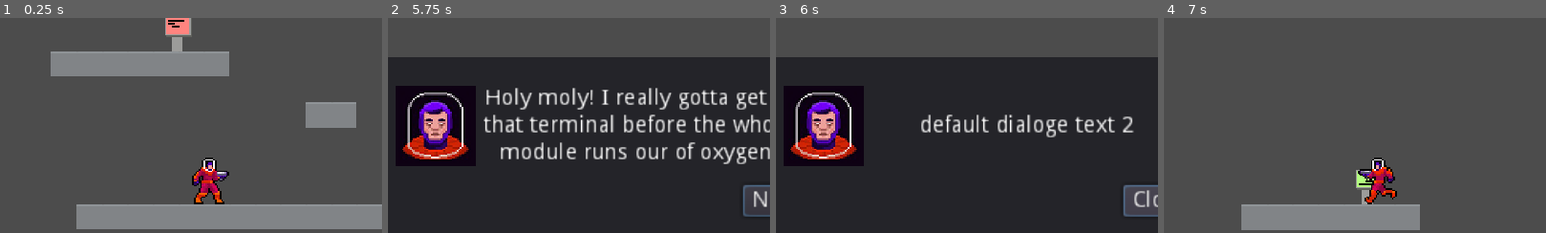
Above: before the commit, frames 1-4 (left to right).
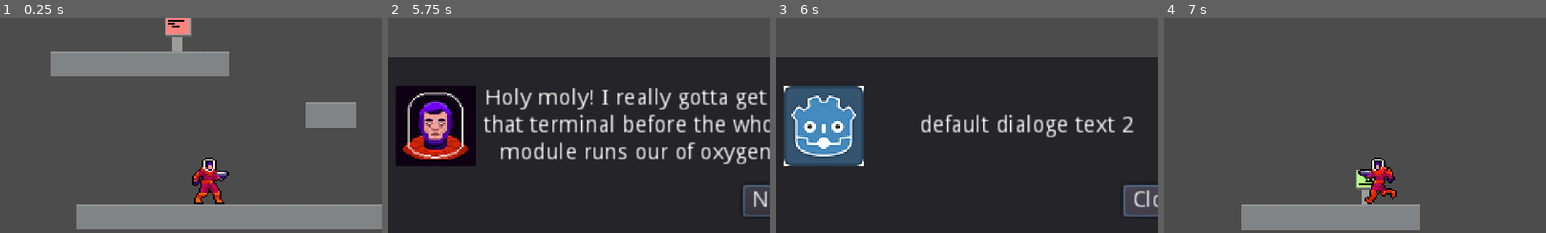
Above: after the commit, the same moments.

Repository: JuroUhlar/red_cascade
Game: Godot game, scene res://scenes/World.tscn
Two runs of this game, one before a commit and one after it. Both use one fixed random seed, a clock stepped at 60 frames per second and the inputs below.
Inputs:
- Up to frame 1 (0.25 s): no input
- Up to frame 2 (5.75 s): tap Enter at 0.5 s; hold D (move_right) 0.53-2.03 s; tap V (interact) at 0.6, 1.55, 2.1, 3.05, 3.6, 4.55, 5.1 s; tap Space (jump) at 0.77, 1.52, 3.02, 3.77, 4.52 s; tap X (dash) at 1.35, 4.35 s; hold A (move_left) 2.03-2.78 s; hold D (move_right) 2.78-4.28 s; tap Z (shoot) at 2.85 s; hold A (move_left) 4.28-5.03 s; hold D (move_right) from 5.03 s (still down)
- Up to frame 3 (6 s): release D (move_right) at 5.75 s; click "Next" at 5.75 s
- Up to frame 4 (7 s): hold A (move_left) from 6.53 s (still down); tap Z (shoot) at 6.6 s; tap W (move_up) at 6.77 s; tap V (interact) at 6.8 s
The pictures show only the part of the screen within x 22-72%, y 20-70%; the shares and areas given below are measured in that part.

Frames 1-2 are identical in both runs. In frame 3, 7.8% of the frame differs, in the area x 2-23%, y 31-69%; in frame 4, nothing differs.

Commit message:
Dialogue supports multiple characters speaking

Diff:
--- a/scenes/Dialogue.tscn
+++ b/scenes/Dialogue.tscn
@@ -1,7 +1,8 @@
-[gd_scene load_steps=3 format=2]
+[gd_scene load_steps=4 format=2]
 
 [ext_resource path="res://scripts/Dialogue.gd" type="Script" id=1]
 [ext_resource path="res://assets/UI/avatar.png" type="Texture" id=2]
+[ext_resource path="res://assets/UI/npc_avatar.png" type="Texture" id=3]
 
 [node name="DialogBox" type="Control"]
 anchor_right = 1.0
@@ -11,8 +12,8 @@
 margin_right = -100.0
 margin_bottom = -80.0
 script = ExtResource( 1 )
-texts = [ "Fuck! I really gotta get to that terminal before the whole module runs our of oxygen!" ]
-avatarTexture = ExtResource( 2 )
+texts = [ "Fuck! I really gotta get to that terminal before the whole module runs our of oxygen!", "Second line of dialogue" ]
+avatarTextures = [ ExtResource( 2 ), ExtResource( 3 ) ]
 
 [node name="Panel" type="Panel" parent="."]
 margin_right = 280.0
--- a/scenes/World.tscn
+++ b/scenes/World.tscn
@@ -1,10 +1,11 @@
-[gd_scene load_steps=6 format=2]
+[gd_scene load_steps=7 format=2]
 
 [ext_resource path="res://scenes/Player.tscn" type="PackedScene" id=1]
 [ext_resource path="res://scenes/Level.tscn" type="PackedScene" id=2]
 [ext_resource path="res://scenes/Enemy.tscn" type="PackedScene" id=3]
 [ext_resource path="res://scenes/Button.tscn" type="PackedScene" id=4]
 [ext_resource path="res://scenes/Dialogue.tscn" type="PackedScene" id=5]
+[ext_resource path="res://assets/UI/npc_avatar.png" type="Texture" id=6]
 
 [node name="World" type="Node2D"]
 
@@ -33,7 +34,8 @@
 
 [node name="DialogBox" parent="CanvasLayer" instance=ExtResource( 5 )]
 visible = false
-texts = [ "Shit! I really gotta get to that terminal before the whole module runs our of oxygen!" ]
+texts = [ "Shit! I really gotta get to that terminal before the whole module runs our of oxygen!", "Blablabla" ]
+avatarTextures = [ ExtResource( 6 ), ExtResource( 6 ) ]
 
 [node name="DialogBox2" parent="CanvasLayer" instance=ExtResource( 5 )]
 visible = false
--- a/scripts/Dialogue.gd
+++ b/scripts/Dialogue.gd
@@ -1,8 +1,7 @@
 extends Control
 
-
 export (Array, String) var texts = ["default dialogue text 1"]
-export (Texture) var avatarTexture
+export (Array, Texture) var avatarTextures
 
 onready var button = get_node("Panel/MarginContainer/VBoxContainer/HBoxContainer2/Button")
 onready var line = get_node("Panel/MarginContainer/VBoxContainer/HBoxContainer/CenterContainer2/Line")
@@ -14,41 +13,45 @@
 
 func _ready():
 	lineCount = texts.size()
-	line.text = texts[0]
-	avatar.texture = avatarTexture
-	button.text = getButtonText()
+	updateDialogue()
 
 func _on_Button_pressed():
 	pressed()
-
-func activate():
-	visible = true
-	get_tree().paused = true
-	line.text = texts[lineIndex]
-	button.text = getButtonText()
-	$dismissable_timer.start()
-	button.grab_focus()
 
 func _process(delta):
 	if(dismissable and Input.is_action_just_released("interact")):
 		pressed()
 
+func activate():
+	visible = true
+	get_tree().paused = true
+	updateDialogue()
+	$dismissable_timer.start()
+	button.grab_focus()
+
 func pressed():
 	if lineIndex < lineCount - 1:
 		lineIndex += 1
-		line.text = texts[lineIndex]
-		button.text = getButtonText()
+		updateDialogue()
 	else:
-		visible = false
-		dismissable = false
-		lineIndex = 0
-		get_tree().paused = false
+		closeDialogue()
 
 func _on_dismissable_timer_timeout():
 	dismissable = true
+
+func updateDialogue():
+	line.text = texts[lineIndex]
+	button.text = getButtonText()
+	avatar.texture = avatarTextures[lineIndex]
 
 func getButtonText():
 	if lineIndex == lineCount - 1:
 		return "Close"
 	else:
 		return "Next"
+
+func closeDialogue():
+	visible = false
+	dismissable = false
+	lineIndex = 0
+	get_tree().paused = false
Binary file added: assets/UI/npc_avatar.png
Not shown, added: assets/UI/npc_avatar.png.import
